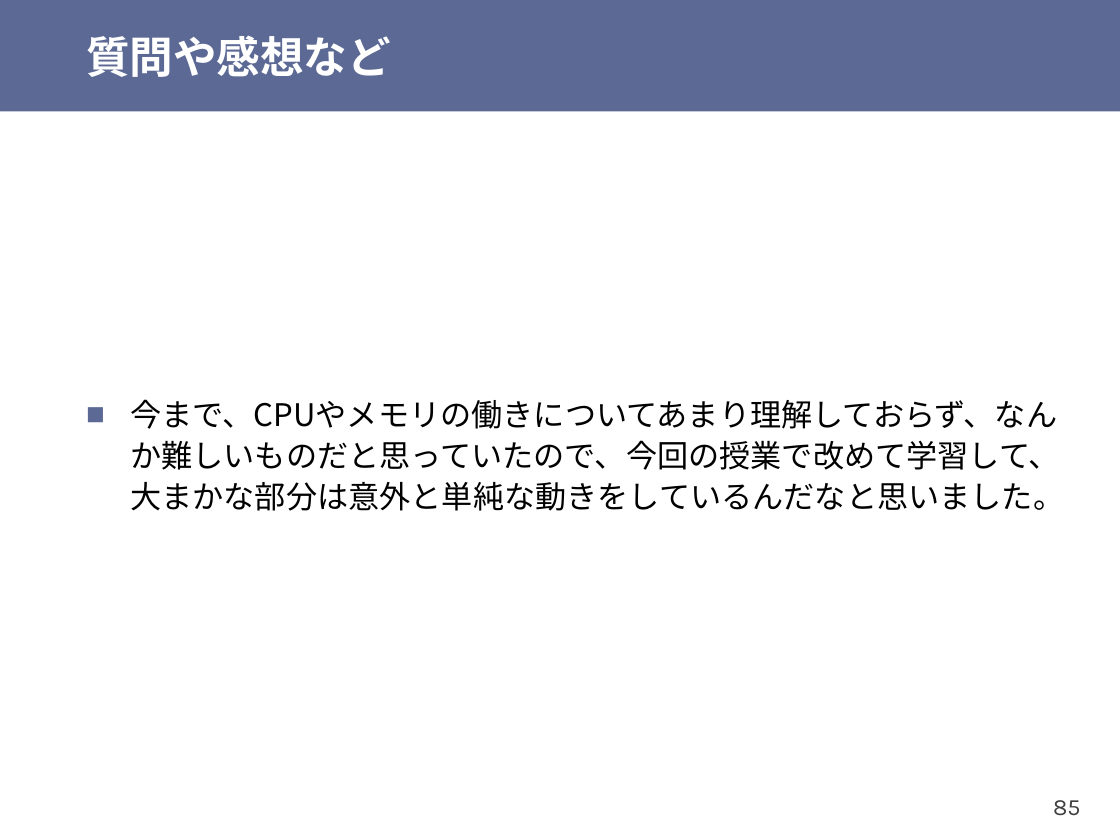
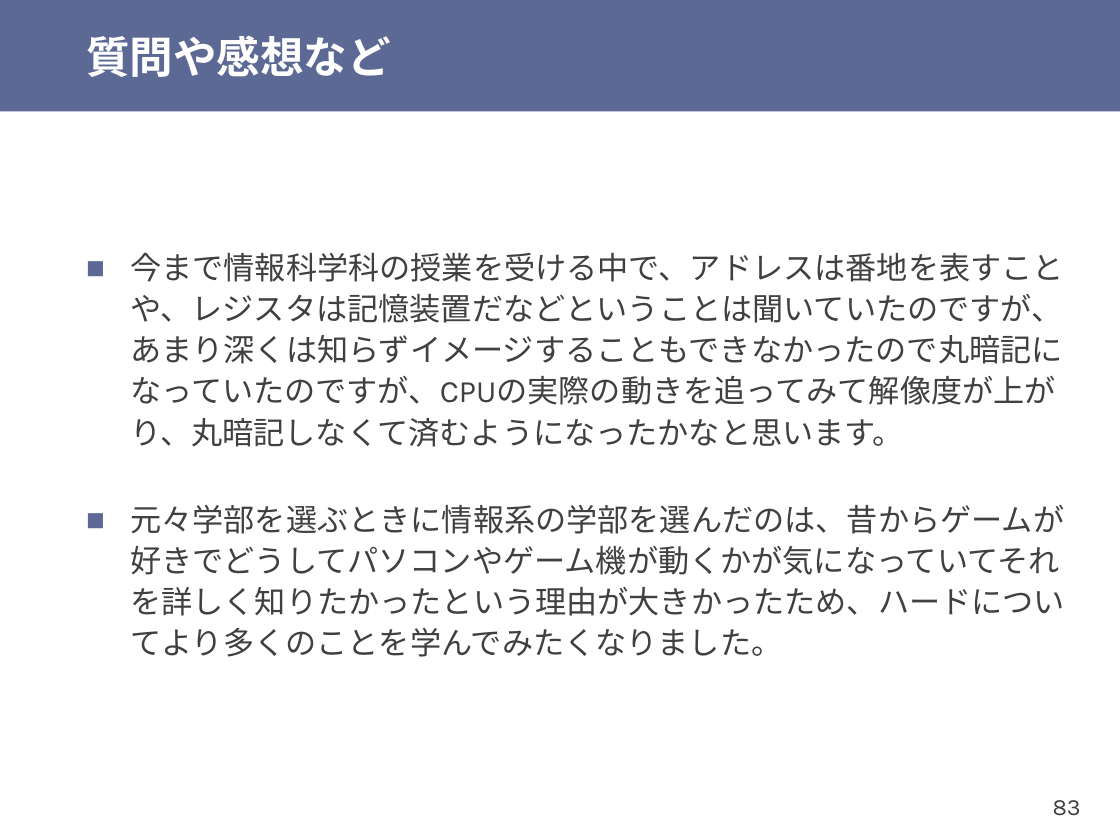
Before and after one commit to shioyadan/otya-computer-architecture-i, a slide deck: slide 83 of cai-shioya-03.pptx (slide 85 before the commit). Drawn at 1120x840 pixels with LibreOffice and Linux fonts; fonts in the diff are those of the drawing. Boxes give left, top, right and bottom in pixels: in the first picture for what was removed or moved away, otherwise in the second. Text is boxed around its words. In the diff, an @@ line names an element or a change of style, - is before the commit and + after.

```diff
--- a/cai-shioya-03.pptx
+++ b/cai-shioya-03.pptx
@@ text at (x1=130, y1=252, x2=1065, y2=657): text changed; font Noto Sans CJK JP to Karla; text colour #000000 to #404040 @@
-■ 今まで、CPUやメモリの働きについてあまり理解しておらず、なんか難しいものだと思っていたので、今回の授業で改めて学習して、大まかな部分は意外と単純な動きをしているんだなと思いました。
+■ 今まで情報科学科の授業を受ける中で、アドレスは番地を表すことや、レジスタは記憶装置だなどということは聞いていたのですが、あまり深くは知らずイメージすることもできなかったので丸暗記になっていたのですが、CPUの実際の動きを追ってみて解像度が上がり、丸暗記しなくて済むようになったかなと思います。
+■ 元々学部を選ぶときに情報系の学部を選んだのは、昔からゲームが好きでどうしてパソコンやゲーム機が動くかが気になっていてそれを詳しく知りたかったという理由が大きかったため、ハードについてより多くのことを学んでみたくなりました。
@@ page number at (x1=1053, y1=800, x2=1081, y2=816): text changed @@
-85
+83
```
Also in this commit, not shown: 26 other slides changed, 5 slides added, 3 slides removed, 1 other file.
